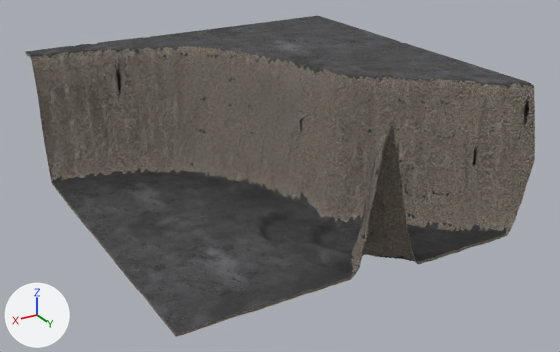
Renders of the glTF model content/props/lunar-rift-chunk-13.glb from each side of a commit.
The view is the same before and after, from a 50 mm camera at (191.0, 334.0, 179.0) aimed at (-2.0, 11.0, 17.0). Arrows for +X, +Y and +Z are at lower left; the lights stay in place. The first picture is the older version. Vertices at exactly the same position are counted once.

Objects in the first picture: 'LOD0_TERRAIN_13'.
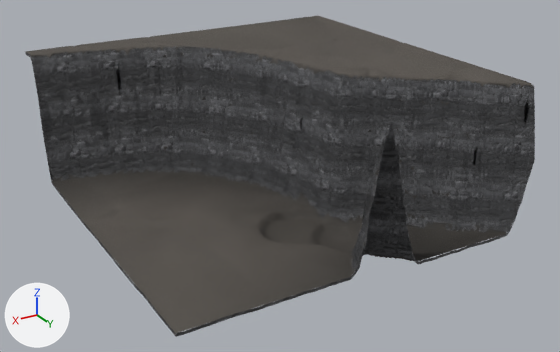
Where the change shows, as pixel boxes (x1, y1, x2, y2) in the pictures (560 x 352 px):
```json
{"object": "LOD0_TERRAIN_13", "change": "surface changed, reshaped", "before": [25, 16, 535, 337], "after": [25, 16, 535, 337], "on screen": "darker"}
{"part": 1, "of": "me_lod0_terrain_13", "change": "reshaped", "before": [51, 92, 502, 337], "after": [57, 92, 293, 317]}
{"part": 2, "of": "me_lod0_terrain_13", "change": "cut back", "before": [25, 16, 530, 130], "after": [286, 39, 456, 75]}
{"part": 3, "of": "me_lod0_terrain_13", "change": "deleted", "before": [188, 74, 192, 115]}
{"part": 4, "of": "me_lod0_terrain_13", "change": "surface changed", "before": [26, 46, 535, 335], "after": [26, 46, 535, 335], "on screen": "darker"}
{"part": 5, "of": "me_lod0_terrain_13", "change": "recoloured", "before": [87, 46, 507, 276], "after": [87, 46, 507, 276]}
{"part": 6, "of": "me_lod0_terrain_13", "change": "recoloured", "before": [53, 48, 474, 269], "after": [53, 48, 474, 269]}
```

Edits to the scene script, one JSON object a line:
```json
{"op": "add", "block": "img_cliff_side_ao_1k_cliff_side_rough_1k", "code": ["img_cliff_side_ao_1k_cliff_side_rough_1k = load_image('cliff_side_ao_1k-cliff_side_rough_1k', 'textures/game/cliff_side_ao_1k-cliff_side_rough_1k_1fd93fd83d64.jpg', 1024, 1024, 'Non-Color')"]}
{"op": "add", "block": "img_cliff_side_nor_1k", "code": ["img_cliff_side_nor_1k = load_image('cliff_side_nor_1k', 'textures/game/cliff_side_nor_1k_24bcf83ec5cd.jpg', 1024, 1024, 'Non-Color')"]}
{"op": "add", "block": "img_cliff_side_diff_1k", "code": ["img_cliff_side_diff_1k = load_image('cliff_side_diff_1k', 'textures/game/cliff_side_diff_1k_201fe54947b7.jpg', 1024, 1024, 'sRGB')"]}
{"block": "mat_rift_wall", "change": "nodes: BsdfPrincipled, Math, Mix, NormalMap, OutputMaterial, SeparateColor, TexImage x3, VertexColor"}
{"block": "mat_rift_wall", "change": "uses the picture img_gray_rocks_ao_1k_gray_rocks_rough_1k"}
{"block": "mat_rift_wall", "change": "uses the picture img_gray_rocks_diff_1k"}
{"block": "mat_rift_wall", "change": "uses the picture img_gray_rocks_nor_1k"}
{"block": "mat_rift_wall", "change": "nodes: BsdfPrincipled, Math, Mix x2, NormalMap, OutputMaterial, SeparateColor, TexImage x3, VertexColor"}
{"block": "mat_rift_wall", "change": "colours: light grey #c5c7cd, mixed with the vertex colours"}
{"block": "mat_rift_wall", "change": "uses the picture img_cliff_side_ao_1k_cliff_side_rough_1k"}
{"block": "mat_rift_wall", "change": "uses the picture img_cliff_side_diff_1k"}
{"block": "mat_rift_wall", "change": "uses the picture img_cliff_side_nor_1k"}
{"block": "me_lod0_terrain_13", "where": "# used by ob_lod0_terrain_13; location = (0.0, 0.0, 0.0)"}
{"op": "remove", "block": "me_lod0_terrain_13", "code": "me_lod0_terrain_13.from_pydata(...)  # 5768 vertices, 10415 faces; spans x -96.0..96.0, y -96.0..96.0, z -2.0..75.0"}
{"op": "add", "block": "me_lod0_terrain_13", "code": "me_lod0_terrain_13.from_pydata(...)  # 3102 vertices, 5191 faces; spans x -96.0..96.0, y -96.0..96.0, z -2.0..75.0"}
{"block": "me_lod0_terrain_13", "change": "me_lod0_terrain_13 part 1: 6 vertices moved within x 57.0..96.0, y -71.0..96.0, z 4.0..28.0; 1940 vertices removed from x -78.0..96.0, y -75.0..96.0, z -2.0..30.0; 8 vertices added at x 1.0..96.0, y -75.0..28.0, z 2.0..13.0"}
{"block": "me_lod0_terrain_13", "change": "me_lod0_terrain_13 part 2: 3 vertices moved within x -51.0..86.0, y -96.0..-38.0, z 73.0..74.0; 736 vertices removed from x -96.0..96.0, y -96.0..86.0, z 61.0..75.0; 3 vertices added at x -80.0..-44.0, y -33.0..49.0, z 73.0"}
{"block": "me_lod0_terrain_13", "change": "me_lod0_terrain_13 part 3: 1 vertex removed from x 19.0, y -53.0, z 45.0"}
{"block": "me_lod0_terrain_13", "change": "me_lod0_terrain_13 part 4: 3482 kept faces spanning x -96.0..96.0, y -96.0..96.0, z -2.0..75.0 get new texture (UV) coordinates"}
{"block": "me_lod0_terrain_13", "change": "me_lod0_terrain_13 part 5: 41 faces spanning x -83.0..77.0, y -72.0..96.0, z 0.0..74.0 switch from mat_rift_floor to mat_rift_wall"}
{"block": "me_lod0_terrain_13", "change": "me_lod0_terrain_13 part 6: 31 faces spanning x -75.0..94.0, y -75.0..96.0, z 0.0..74.0 switch from mat_rift_wall to mat_rift_floor"}
```
